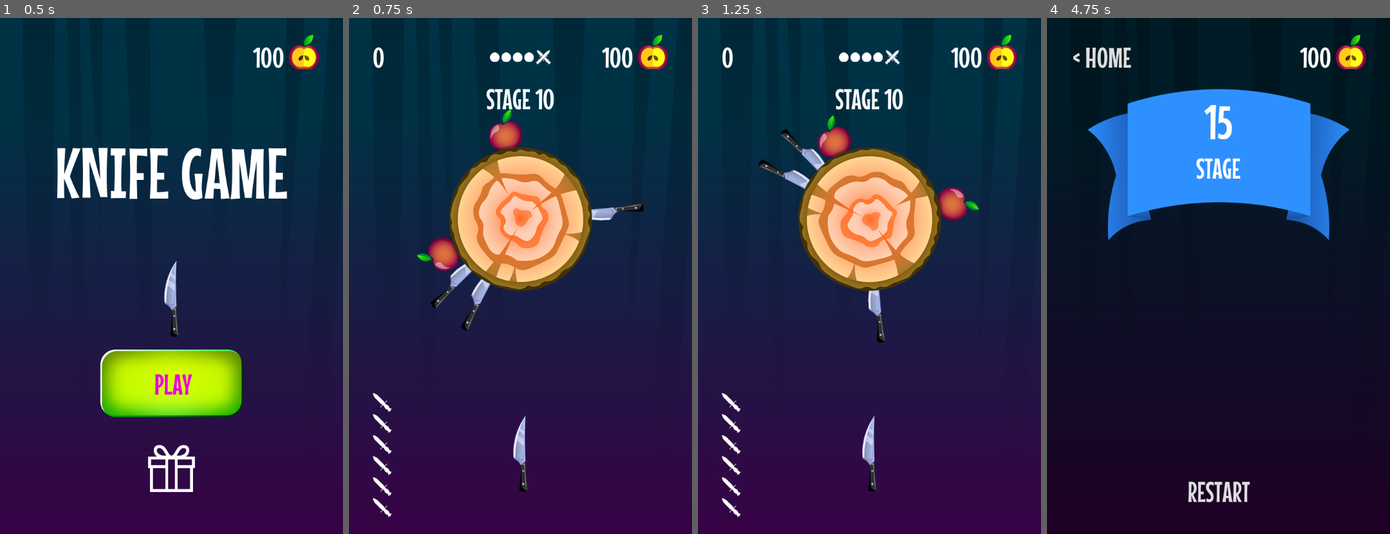
Above: before the commit, frames 1-4 (left to right).
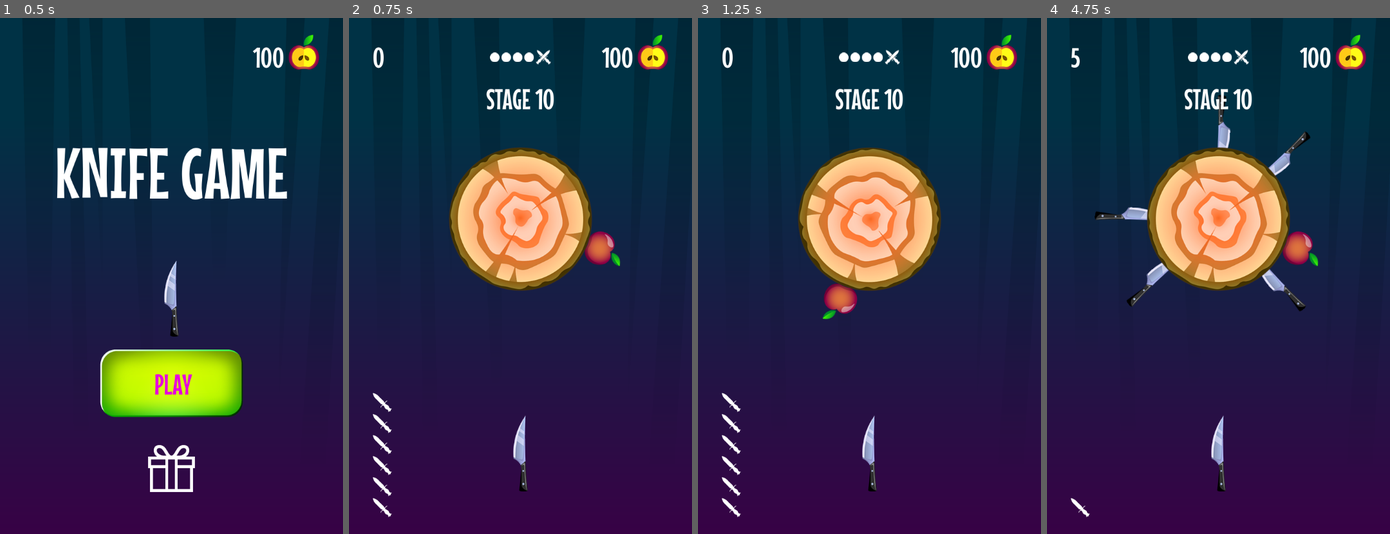
Above: after the commit, the same moments.

Repository: Alex-Grigorovich/Knife-Game
Game: Godot game, scene res://scenes/start screen/start_screen.tscn
Two runs of this game, one before a commit and one after it. Both use one fixed random seed, a clock stepped at 60 frames per second and the inputs below.
Inputs (mouse positions are in pixels of both pictures, inside the frame that each line leads up to):
- Up to frame 1 (0.5 s): no input
- Up to frame 2 (0.75 s): click "PLAY" at 0.5 s
- Up to frame 3 (1.25 s): no input
- Up to frame 4 (4.75 s): move the mouse to (1293, 250) at 1.27 s; click (1293, 250) at 1.42 s; move the mouse to (1149, 301) at 2.02 s; click (1149, 301) at 2.17 s; move the mouse to (1252, 162) at 2.77 s; click (1252, 162) at 2.92 s; move the mouse to (1201, 379) at 3.52 s; click (1201, 379) at 3.67 s; move the mouse to (1321, 353) at 4.27 s; click (1321, 353) at 4.42 s

Frame 1 is identical in both runs. In frame 2, 2.2% of the frame differs, in the area x 19-86%, y 17-61%; in frame 3, 2.2%; in frame 4, 97%, in the area x 0-100%, y 0-100%.

Commit message:
Add change Stage.
Add change Stage.

Diff:
--- a/core/events.gd
+++ b/core/events.gd
@@ -8,3 +8,4 @@
 signal location_changed(location: LOCATIONS)
 signal points_changed(points: int)
 signal knifes_changed(knifes: int)
+signal stage_changed(stage: Stage)
--- a/core/globals.gd
+++ b/core/globals.gd
@@ -5,8 +5,14 @@
 	Events.LOCATIONS.START: preload("res://scenes/start screen/start_screen.tscn"),
 	Events.LOCATIONS.SHOP: preload("res://scenes/scene shop/knife_shop.tscn")
 }
+const MAX_STAGE_APPLES := 3
+const MAX_STAGE_KNIFES := 2
+const MIN_KNIFES := 5
+const MAX_KNIFES := 8
 
 var rng := RandomNumberGenerator.new()
+
+var current_stage := 1
 var points := 0
 var knifes := 6
 
@@ -14,6 +20,19 @@
 	rng.randomize()
 	print_debug(rng.seed)
 	Events.location_changed.connect(handle_location_change)
+
+func change_stage(stage_i: int):
+	current_stage = stage_i
+	var stage = get_common_stage()
+	knifes = rng.randi_range(MIN_KNIFES, MAX_KNIFES)
+	Events.knifes_changed.emit(knifes)
+	Events.stage_changed.emit(stage)
+
+func get_common_stage() -> Stage:
+	var stage := Stage.new()
+	stage.apples = rng.randi_range(0, MAX_STAGE_APPLES)
+	stage.knifes = rng.randi_range(0, MAX_STAGE_KNIFES)
+	return stage
 
 func add_point():
 	points += 1
--- /dev/null
+++ b/core/stage.gd
@@ -0,0 +1,9 @@
+extends RefCounted
+class_name Stage
+
+var knifes := 0
+var apples := 0
+var target_scene_resource : PackedScene
+
+func _init(target_scene = preload("res://elements/Targets/target.tscn")):
+	target_scene_resource = target_scene
--- a/elements/ui/hud/knifes_count/knives_counter.gd
+++ b/elements/ui/hud/knifes_count/knives_counter.gd
@@ -24,4 +24,4 @@
 
 func remove_knifes(amount: int):
 	for i in range(amount):
-		get_child(1).queue_free()
+		get_child(i).queue_free()
--- a/scenes/game.gd
+++ b/scenes/game.gd
@@ -3,10 +3,22 @@
 var restart_overlay_scene = preload("res://elements/ui/restart_overlay/restart_overlay.tscn")
 
 @onready var knife_shooter := $KnifeShooter
+@onready var target_position := $TargetPosition
+
+var target
 
 func _ready():
 	Events.game_over.connect(end_game)
-	Events.knifes_changed.emit(Globals.knifes)
+	Events.stage_changed.connect(place_target)
+	Globals.change_stage(1)
+
+func place_target(stage: Stage):
+	if target:
+		target.queue_free()
+	target = stage.target_scene_resource.instantiate()
+	add_child(target)
+	target.add_default_items(stage.knifes, stage.apples)
+	target.global_position = target_position.global_position
 
 func end_game():
 	knife_shooter.is_enabled = false
--- a/scenes/game.tscn
+++ b/scenes/game.tscn
@@ -1,8 +1,7 @@
-[gd_scene load_steps=6 format=3 uid="uid://dkjspafqt123g"]
+[gd_scene load_steps=5 format=3 uid="uid://dkjspafqt123g"]
 
 [ext_resource type="Script" path="res://scenes/game.gd" id="1_g5udd"]
 [ext_resource type="PackedScene" uid="uid://dqf5kbhfs0wci" path="res://elements/knife_shooter.tscn" id="1_wnnne"]
-[ext_resource type="PackedScene" uid="uid://dkr1glujhk86t" path="res://elements/Targets/target.tscn" id="2_2gxjx"]
 [ext_resource type="AudioStream" uid="uid://c741awbqkrbyr" path="res://Sounds/8-Bit-Misfits-You-Spin-Me-Round-_Like-a-Record_.wav" id="3_8mpqq"]
 [ext_resource type="PackedScene" uid="uid://og4uuk482vbv" path="res://elements/ui/restart_overlay/restart_overlay.tscn" id="5_djhnh"]
 
@@ -11,9 +10,6 @@
 
 [node name="KnifeShooter" parent="." instance=ExtResource("1_wnnne")]
 position = Vector2(360, 901)
-
-[node name="Target" parent="." instance=ExtResource("2_2gxjx")]
-position = Vector2(360, 410)
 
 [node name="Camera2D" type="Camera2D" parent="."]
 position = Vector2(360, 529)
@@ -26,3 +22,6 @@
 
 [node name="RestartOverlay" parent="." instance=ExtResource("5_djhnh")]
 visible = false
+
+[node name="TargetPosition" type="Marker2D" parent="."]
+position = Vector2(360, 410)
--- a/scripts/knife.gd
+++ b/scripts/knife.gd
@@ -45,6 +45,7 @@
 	if collider is Target:
 		add_knife_to_target(collider)
 		change_state(State.IDLE)
+		collider.take_damage()
 		Globals.add_point()
 	else:
 		throw_away(collision.get_normal())
--- a/scripts/target.gd
+++ b/scripts/target.gd
@@ -24,9 +24,9 @@
 func _physics_process(delta):
 	rotation += speed * delta
 
-func _ready():
-	add_default_items(3, 2)
-
+func take_damage():
+	if Globals.knifes == 0:
+		explode()
 	#await get_tree().create_timer(1).timeout
 	#explode()
 
@@ -45,6 +45,8 @@
 	tween.parallel().tween_property(knife_particle, "modulate", Color("ffffff00"), EXPLOSION_TIME)
 
 	tween.play()
+	await tween.finished
+	Globals.change_stage(Globals.current_stage + 1)
 
 func add_object_with_pivot(object: Node2D, object_rotation :float):
 	var pivot := Node2D.new()
